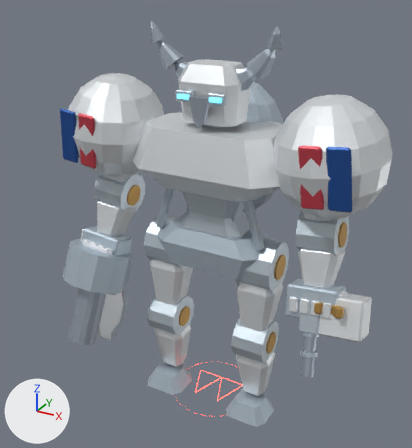
What one commit did to the glTF model public/assets/models/combat/t01.glb.
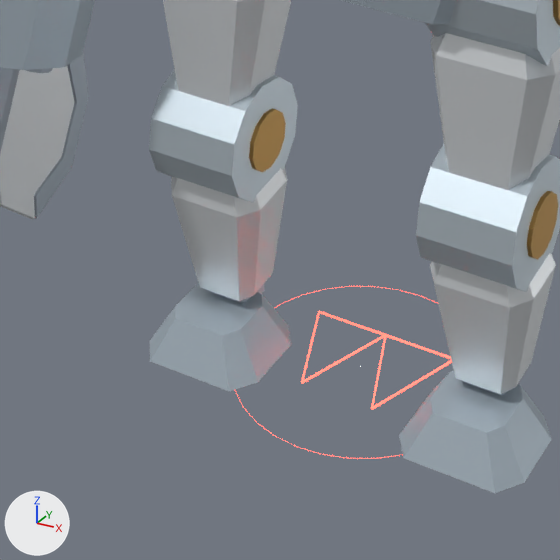
The first picture shows the older version from a camera (50 mm lens) standing at (3.81, -7.24, 6.76) and looking at (0.36, -0.95, 3.62). The close-ups show the older and then the newer version on the part from 24% to 67% of the width and 61% to 100% of the height of that picture. Only the edits that show in the close-ups are written down. The lights are fixed; the arrows at lower left show +X, +Y and +Z. Where no turn or scale is listed for an object, it has been applied to the vertices. Vertices at exactly the same position are counted once.

The scene before the commit, as lines of its bpy script (objects in view):
```python
me_export_fx_atk_field_tell_fx_accent = bpy.data.meshes.new('Export_fx_atk_field_tell_fx_accent')
me_export_fx_atk_field_tell_fx_accent.from_pydata(...)  # 168 vertices, 316 faces; spans x -0.93..0.93, y -0.93..0.93, z 0.0..0.03
me_export_fx_atk_field_tell_fx_accent.materials.append(mat_fx_accent)  # red #ff5b4d, glowing red #ff5b4d
me_export_knee_r_armor = bpy.data.meshes.new('Export_knee_r_armor')
me_export_knee_r_armor.from_pydata(...)  # 24 vertices, 44 faces; spans x -0.29..0.29, y -0.226..0.284, z -1.047..-0.092
me_export_knee_r_armor.materials.append(mat_armor)  # white #edf1f4
ob_export_fx_atk_field_tell_fx_accent = bpy.data.objects.new('Export_fx_atk_field_tell_fx_accent', me_export_fx_atk_field_tell_fx_accent)
ob_export_fx_atk_field_tell_fx_accent.parent = ob_fx_atk_field_tell
ob_export_fx_atk_field_tell_fx_accent.location = (0.0, 0.0, 0.0)
ob_export_knee_r_armor = bpy.data.objects.new('Export_knee_r_armor', me_export_knee_r_armor)
ob_export_knee_r_armor.location = (-0.8, -0.105, 1.388)
ob_fx_atk_field_tell = bpy.data.objects.new('fx_atk_field_tell', None)
ob_fx_atk_field_tell.parent = ob_t01
ob_fx_atk_field_tell.location = (0.0, 0.0, 0.0)
ob_fx_atk_field_tell.scale = (0.784, 0.784, 0.784)
# also in view: 'Export_knee_l_armor' at (0.8, -0.08, 0.82); 'Export_ankle_r_shade' at (-0.8, -0.22, 0.14); 'Export_knee_r_brass' at (-0.8, -0.11, 1.39); 'Export_knee_l_brass' at (0.8, -0.11, 1.39); 'Export_heavy_shade' at (-1.86, -0.65, 2.28)
```
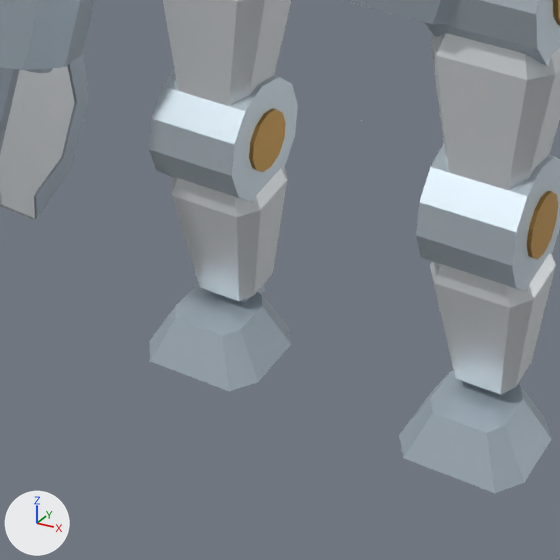
ob_fx_atk_field_tell is not drawn itself; it is the parent of ob_export_fx_atk_field_tell_fx_accent.

Boxes [x1, y1, x2, y2] around the edits, measured in the close-ups (560 x 560 px):
'Export_fx_atk_field_tell_fx_accent', reshaped, rescaled (not visible afterwards)
    before: [235, 286, 452, 459]
part 1 of me_export_fx_atk_field_tell_fx_accent, deleted
    before: [301, 311, 320, 383]
part 2 of me_export_fx_atk_field_tell_fx_accent, deleted
    before: [301, 335, 384, 384]
part 3 of me_export_fx_atk_field_tell_fx_accent, deleted
    before: [371, 335, 386, 409]
part 4 of me_export_fx_atk_field_tell_fx_accent, deleted
    before: [372, 360, 452, 410]
part 5 of me_export_fx_atk_field_tell_fx_accent, cut back
    before: [235, 286, 451, 459]

The change, as a list of edits to the scene's bpy script:
```text
Change me_export_fx_atk_field_tell_fx_accent:
    used by ob_export_fx_atk_field_tell_fx_accent; parent = ob_fx_atk_field_tell; location = (0.0, 0.0, 0.0)
    remove me_export_fx_atk_field_tell_fx_accent.from_pydata(...)  # 168 vertices, 316 faces; spans x -0.93..0.93, y -0.93..0.93, z 0.0..0.03
    add me_export_fx_atk_field_tell_fx_accent.from_pydata(...)  # 40 vertices, 20 faces; spans x -0.51..0.51, y 0.42..0.55, z 0.03..0.04
    me_export_fx_atk_field_tell_fx_accent part 1: the loose piece of 8 vertices spanning x -0.56..-0.27, y -0.37..0.37, z 0.01..0.03 is deleted
    me_export_fx_atk_field_tell_fx_accent part 2: the loose piece of 8 vertices spanning x -0.29..0.01, y -0.37..0.37, z 0.01..0.03 is deleted
    me_export_fx_atk_field_tell_fx_accent part 3: the loose piece of 8 vertices spanning x -0.01..0.29, y -0.37..0.37, z 0.01..0.03 is deleted
    me_export_fx_atk_field_tell_fx_accent part 4: the loose piece of 8 vertices spanning x 0.27..0.56, y -0.37..0.37, z 0.01..0.03 is deleted
    me_export_fx_atk_field_tell_fx_accent part 5: 136 vertices removed from x -0.93..0.93, y -0.93..0.93, z 0.0..0.03; 16 vertices added at x -0.51..0.51, y 0.42..0.55, z 0.03..0.04
    other edits to the shape of me_export_fx_atk_field_tell_fx_accent do not show in these pictures
Change ob_fx_atk_field_tell:
    ob_fx_atk_field_tell.scale: (0.784, 0.784, 0.784) -> (0.016, 0.016, 0.016)
```
